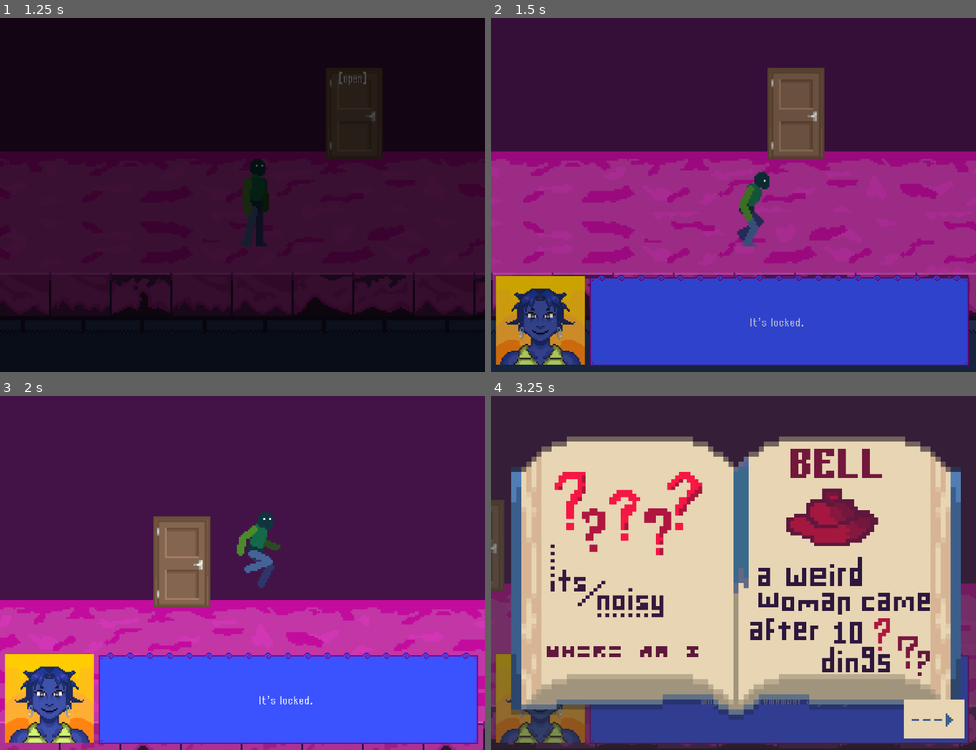
Above: before the commit, frames 1-4 (two rows, left to right).
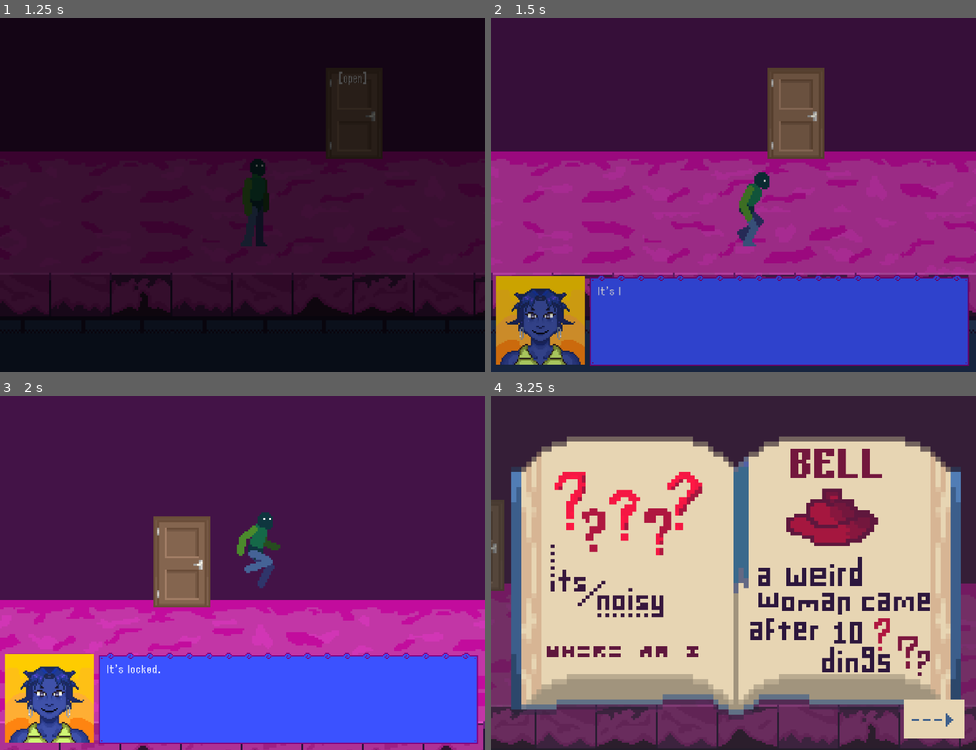
Above: after the commit, the same moments.

Repository: nisaturk/mirrorfixer-prototype
Game: Godot game, scene res://scenes/main_menu.tscn
The game is run twice, just before and just after one commit, with the same random seed, the same clock (stepped at 60 frames per second) and the same inputs.
Inputs (mouse positions are in pixels of both pictures, inside the frame that each line leads up to):
- Up to frame 1 (1.25 s): click "START THIS SHIT" at 0.5 s
- Up to frame 2 (1.5 s): move the mouse to (840, 177) at 1.27 s; press the mouse at (840, 177) at 1.28 s; hold Right (move_right) from 1.28 s (still down)
- Up to frame 3 (2 s): keep holding Right (move_right); tap Up (jump) at 1.52 s
- Up to frame 4 (3.25 s): move the mouse to (636, 590) at 2.02 s; release the mouse at (636, 590) at 2.03 s; click (636, 590) at 2.1 s; tap Up (jump) at 2.27 s; move the mouse to (782, 495) at 2.77 s; release Right (move_right) at 2.78 s; hold Left (move_left) from 2.78 s (still down); hold N (toggle_notebook) from 2.78 s (still down); click (782, 495) at 3.05 s

Frame 1 is identical in both runs. In frame 2, 0.1% of the frame differs, in the area x 22-65%, y 75-88%; in frame 3, 0.2%; in frame 4, 10%, in the area x 1-99%, y 72-99%.

Commit message:
tween for dialogue

Diff:
--- a/project.godot
+++ b/project.godot
@@ -61,7 +61,6 @@
 interact={
 "deadzone": 0.2,
 "events": [Object(InputEventMouseButton,"resource_local_to_scene":false,"resource_name":"","device":-1,"window_id":0,"a …(258 unchanged characters)…
-, Object(InputEventKey,"resource_local_to_scene":false,"resource_name":"","device":-1,"window_id":0,"alt_pressed":false,"shift_pressed":false,"ctrl_pressed":false,"meta_pressed":false,"pressed":false,"keycode":0,"physical_keycode":32,"key_label":0,"unicode":32,"location":0,"echo":false,"script":null)
 ]
 }
 pause={
--- a/scenes/NotebookUI.tscn
+++ b/scenes/NotebookUI.tscn
@@ -6,6 +6,7 @@
 
 [node name="NotebookUI" type="CanvasLayer"]
 process_mode = 3
+layer = 7
 script = ExtResource("1_ux6k2")
 
 [node name="MainControl" type="Control" parent="."]
--- a/scenes/player.tscn
+++ b/scenes/player.tscn
@@ -10,38 +10,6 @@
 [sub_resource type="RectangleShape2D" id="RectangleShape2D_oprun"]
 size = Vector2(13, 42)
 
-[sub_resource type="AtlasTexture" id="AtlasTexture_ke2ow"]
-atlas = ExtResource("1_3vyb7")
-region = Rect2(192, 384, 64, 64)
-
-[sub_resource type="AtlasTexture" id="AtlasTexture_ujl30"]
-atlas = ExtResource("1_3vyb7")
-region = Rect2(256, 384, 64, 64)
-
-[sub_resource type="AtlasTexture" id="AtlasTexture_31cv2"]
-atlas = ExtResource("1_3vyb7")
-region = Rect2(320, 384, 64, 64)
-
-[sub_resource type="AtlasTexture" id="AtlasTexture_pf23h"]
-atlas = ExtResource("1_3vyb7")
-region = Rect2(384, 384, 64, 64)
-
-[sub_resource type="AtlasTexture" id="AtlasTexture_dt7fs"]
-atlas = ExtResource("1_3vyb7")
-region = Rect2(448, 384, 64, 64)
-
-[sub_resource type="AtlasTexture" id="AtlasTexture_wqfne"]
-atlas = ExtResource("1_3vyb7")
-region = Rect2(512, 384, 64, 64)
-
-[sub_resource type="AtlasTexture" id="AtlasTexture_wnwbv"]
-atlas = ExtResource("1_3vyb7")
-region = Rect2(64, 384, 64, 64)
-
-[sub_resource type="AtlasTexture" id="AtlasTexture_gl8cc"]
-atlas = ExtResource("1_3vyb7")
-region = Rect2(0, 384, 64, 64)
-
 [sub_resource type="AtlasTexture" id="AtlasTexture_g2els"]
 atlas = ExtResource("1_3vyb7")
 region = Rect2(0, 0, 64, 64)
@@ -136,35 +104,6 @@
 
 [sub_resource type="SpriteFrames" id="SpriteFrames_f1ej7"]
 animations = [{
-"frames": [{
-"duration": 1.0,
-"texture": SubResource("AtlasTexture_ke2ow")
-}, {
-"duration": 1.0,
-"texture": SubResource("AtlasTexture_ujl30")
-}, {
-"duration": 1.0,
-"texture": SubResource("AtlasTexture_31cv2")
-}, {
-"duration": 1.0,
-"texture": SubResource("AtlasTexture_pf23h")
-}, {
-"duration": 1.0,
-"texture": SubResource("AtlasTexture_dt7fs")
-}, {
-"duration": 1.0,
-"texture": SubResource("AtlasTexture_wqfne")
-}, {
-"duration": 1.0,
-"texture": SubResource("AtlasTexture_wnwbv")
-}, {
-"duration": 1.0,
-"texture": SubResource("AtlasTexture_gl8cc")
-}],
-"loop": false,
-"name": &"getup",
-"speed": 5.0
-}, {
 "frames": [{
 "duration": 1.0,
 "texture": SubResource("AtlasTexture_g2els")
--- a/scripts/DialogueUI.gd
+++ b/scripts/DialogueUI.gd
@@ -1,10 +1,11 @@
 extends CanvasLayer
 
-const portrait_map = { # new portrait library hehe
+const portrait_map = {
 	"player_default": "res://assets/ui/portraits/thep-idle.png",
 	"missmanager_default": "res://assets/ui/portraits/missmanager-idle.png",
 	"maxime_default": "res://assets/ui/portraits/maxime.png",
-	"ninh_default":"res://assets/ui/portraits/ninh.png" }
+	"ninh_default":"res://assets/ui/portraits/ninh.png"
+}
 
 @onready var portrait_box = $MainLayout/PortraitBox
 @onready var portrait_texture = $MainLayout/PortraitBox/PortraitTexture
@@ -15,9 +16,15 @@
 var current_node_id: String = ""
 var current_start_id: String = ""
 
+var type_tween: Tween
+var is_typing: bool = false
+const TEXT_SPEED: float = 0.03 # remember, lower is faster
+
 func _ready():
 	hide_box()
 	Events.request_dialogue.connect(start_dialogue)
+	dialogue_label.horizontal_alignment = HORIZONTAL_ALIGNMENT_LEFT
+	dialogue_label.vertical_alignment = VERTICAL_ALIGNMENT_TOP
 
 func process_node(id: String):
 	for button in choice_container.get_children():
@@ -41,16 +48,16 @@
 	if node_data.has("action"):
 		handle_action(node_data["action"])
 
+	var full_text = node_data.get("text", "...")
+	dialogue_label.text = full_text #preparation for the tween
+	dialogue_label.visible_ratio = 0.0
+	dialogue_label.show()
+	choice_container.hide()
+
 	if node_data["type"] == "line":
-		dialogue_label.show()
-		dialogue_label.text = node_data.get("text", "...")
-		choice_container.hide()
+		pass
 
 	elif node_data["type"] == "choice":
-		dialogue_label.show()
-		dialogue_label.text = node_data.get("text", "...")
-		choice_container.show()
-
 		var options = node_data.get("options", [])
 		for option_data in options:
 			var button = Button.new()
@@ -69,8 +76,32 @@
 			process_node(node_data.get("on_true", "end"))
 		else:
 			process_node(node_data.get("on_false", "end"))
+		return
 
-# extra_portrait_id parameter added (for parented objs)
+	start_text_animation(node_data["type"] == "choice")
+
+func start_text_animation(is_choice_node: bool):
+	is_typing = true
+	dialogue_label.visible_ratio = 0.0
+
+	if type_tween:
+		type_tween.kill()
+
+	type_tween = create_tween()
+	var duration = dialogue_label.text.length() * TEXT_SPEED
+
+	type_tween.tween_property(dialogue_label, "visible_ratio", 1.0, duration)
+	type_tween.finished.connect(func(): _on_typing_finished(is_choice_node))
+
+func _on_typing_finished(is_choice_node: bool):
+	is_typing = false
+	dialogue_label.visible_ratio = 1.0
+
+	if is_choice_node:
+		choice_container.show()
+		if choice_container.get_child_count() > 0:
+			choice_container.get_child(0).grab_focus()
+
 func start_dialogue(start_id: String, caller, extra_portrait_id: String = ""):
 	if start_id.is_empty():
 		return
@@ -102,11 +133,13 @@
 	current_node_id = ""
 	portrait_box.hide()
 
-	# clear buttons when hiding
+	if type_tween:
+		type_tween.kill()
+
 	for button in choice_container.get_children():
 		button.queue_free()
 
-func _input(event):
+func _unhandled_input(event):
 	if not visible:
 		return
 
@@ -114,12 +147,18 @@
 	if not node_data:
 		return
 
-	if node_data["type"] == "line" and event.is_action_pressed("interact"):
+	if event.is_action_pressed("interact"):
 		get_viewport().set_input_as_handled()
-		var next_id = node_data.get("next_id", "end")
-		process_node(next_id)
 
-# handles the "action" tags from the JSON
+		if is_typing:
+			if type_tween:
+				type_tween.kill()
+			_on_typing_finished(node_data["type"] == "choice")
+			return
+
+		if node_data["type"] == "line":
+			var next_id = node_data.get("next_id", "end")
+			process_node(next_id)
+
 func handle_action(action_name: String):
-	# updated with a signal instead of the if blocks :')
 	Events.emit_signal("action_triggered", action_name, current_caller)
--- a/scripts/player.gd
+++ b/scripts/player.gd
@@ -94,7 +94,10 @@
 		if current_best_interactable:
 			current_best_interactable.show_hint()
 
-func _input(event):
+func _unhandled_input(event: InputEvent) -> void:
+	if get_tree().paused:
+		return
+
 	if is_interacting:
 		return
 
Not shown: 1 places in scenes/player.tscn that only renumber resources
Not shown, added: scenes/DialogueUI.tscn12128022032.tmp
